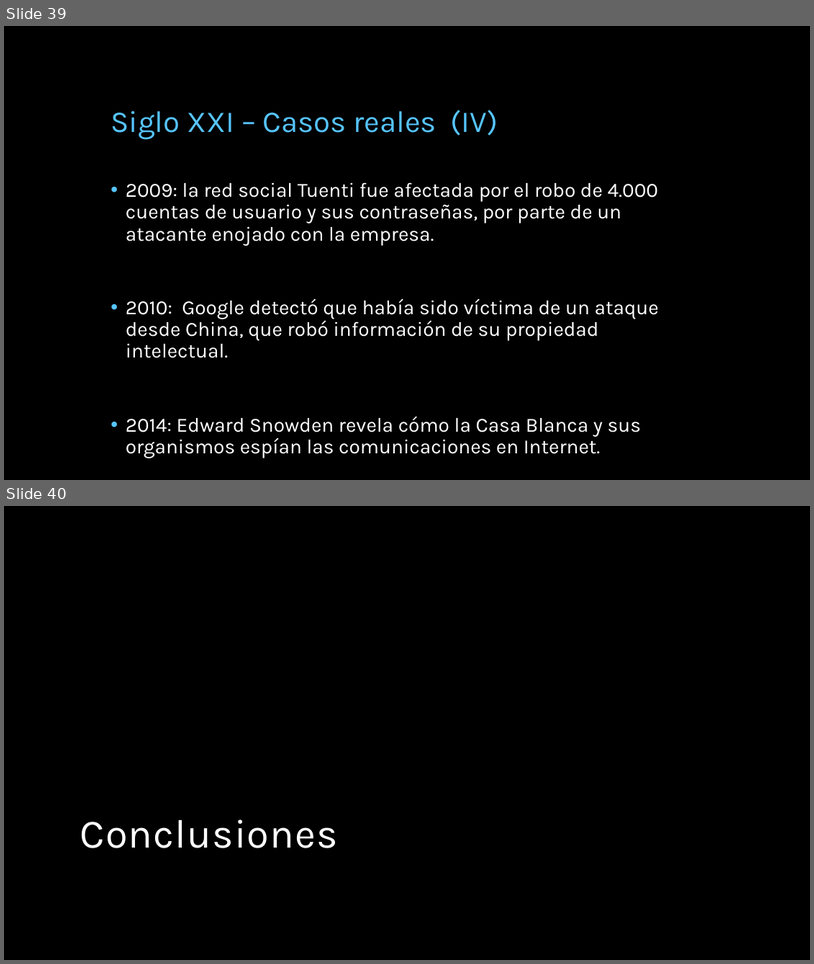
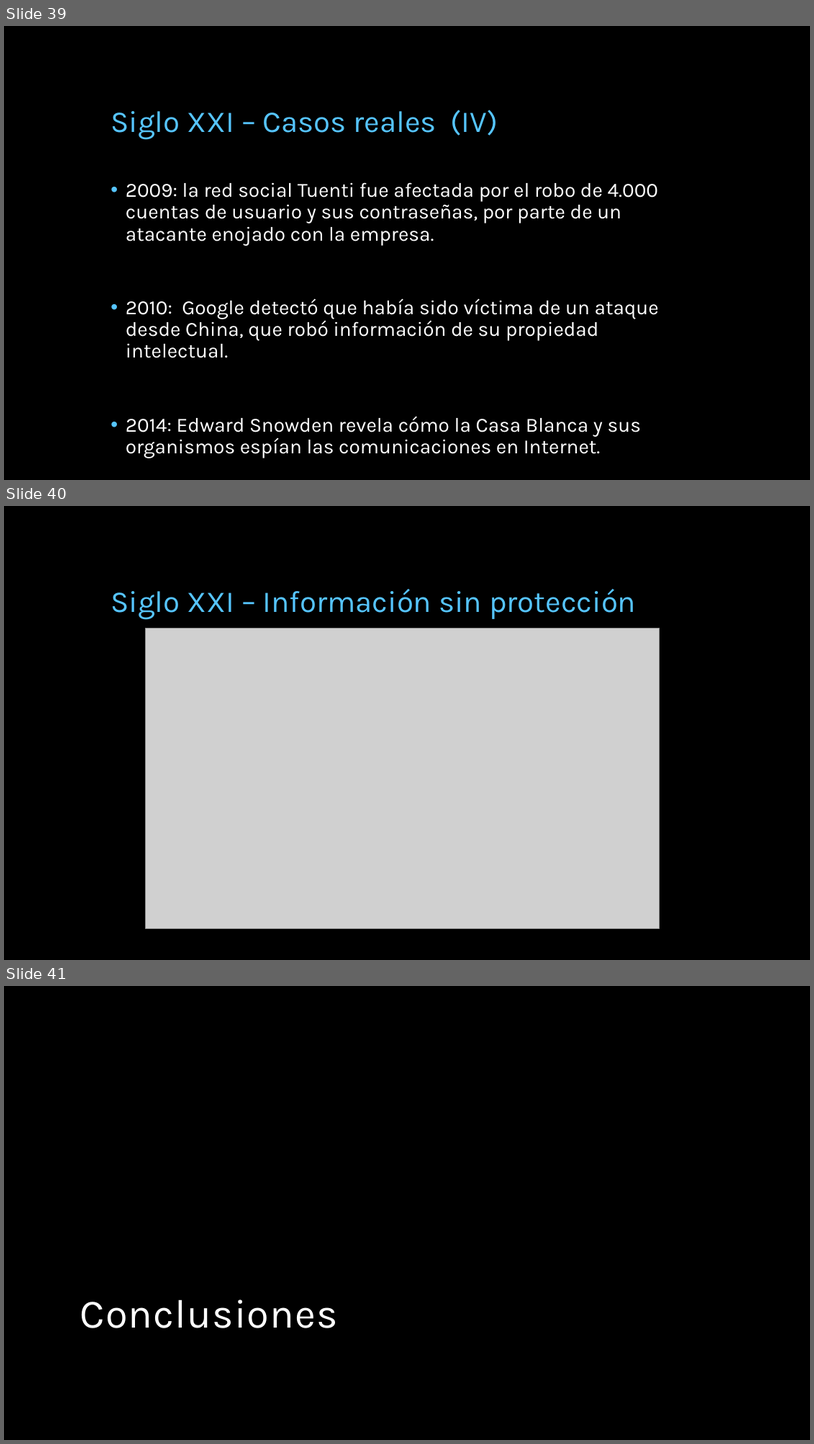
Before and after one commit to miparnisari/implantaciondesistemas, a slide deck: Presentacion/Fuga de Información.pptx. Shown one above the other, each under a label of ours: slides 39 and 40 before the commit, slides 39, 40 and 41 after it. The pictures are 814x964 and 814x1444 pixels, drawn with LibreOffice and Linux fonts; fonts in the diff are those of the drawing; grey boxes stand for pictures; background and template pictures are left out. Boxes give left, top, right and bottom in pixels: in the first picture for what was removed or moved away, otherwise in the second. Text is boxed around its words. In the diff, an @@ line names an element or a change of style, - is before the commit and + after.

```diff
--- a/Presentacion/Fuga de Información.pptx
+++ b/Presentacion/Fuga de Información.pptx
@@ slide 40 added at bbox=[4, 506, 810, 960], background picture (left out) @@
@@ title added at bbox=[111, 589, 636, 620], 36 pt, text #56C5FF @@
+Siglo XXI – Información sin protección
@@ picture added at bbox=[145, 628, 659, 928] @@
@@ what was slide 40 is now slide 41 @@
```
Also in this commit, not shown: 1 other file.
